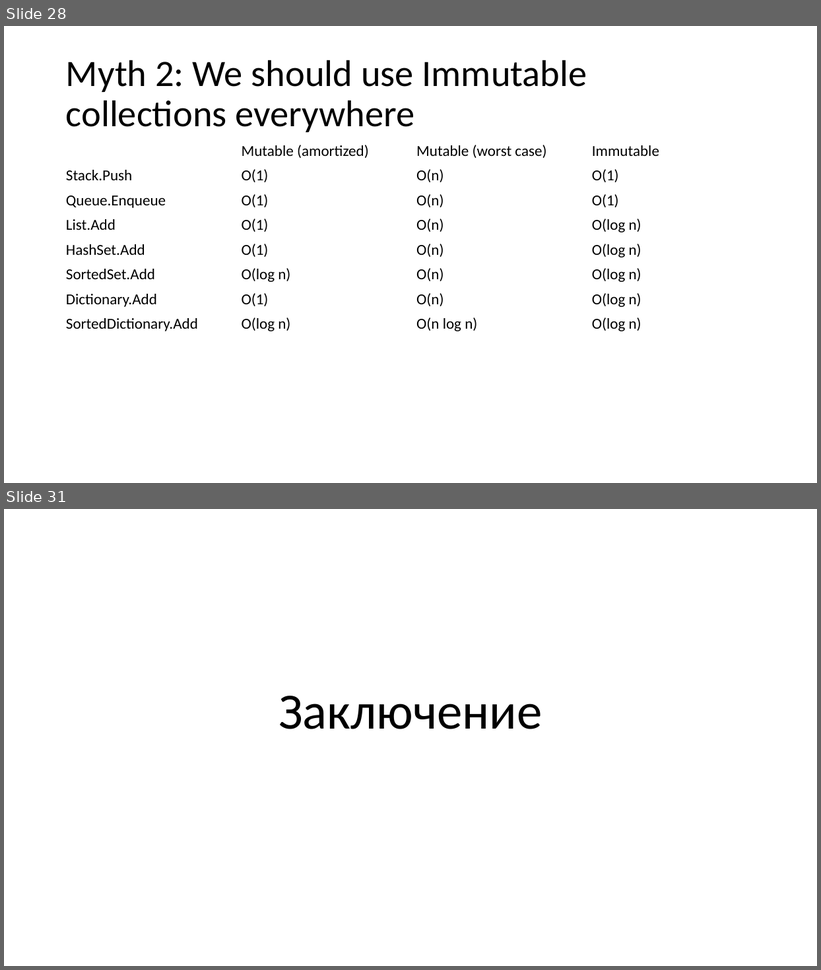
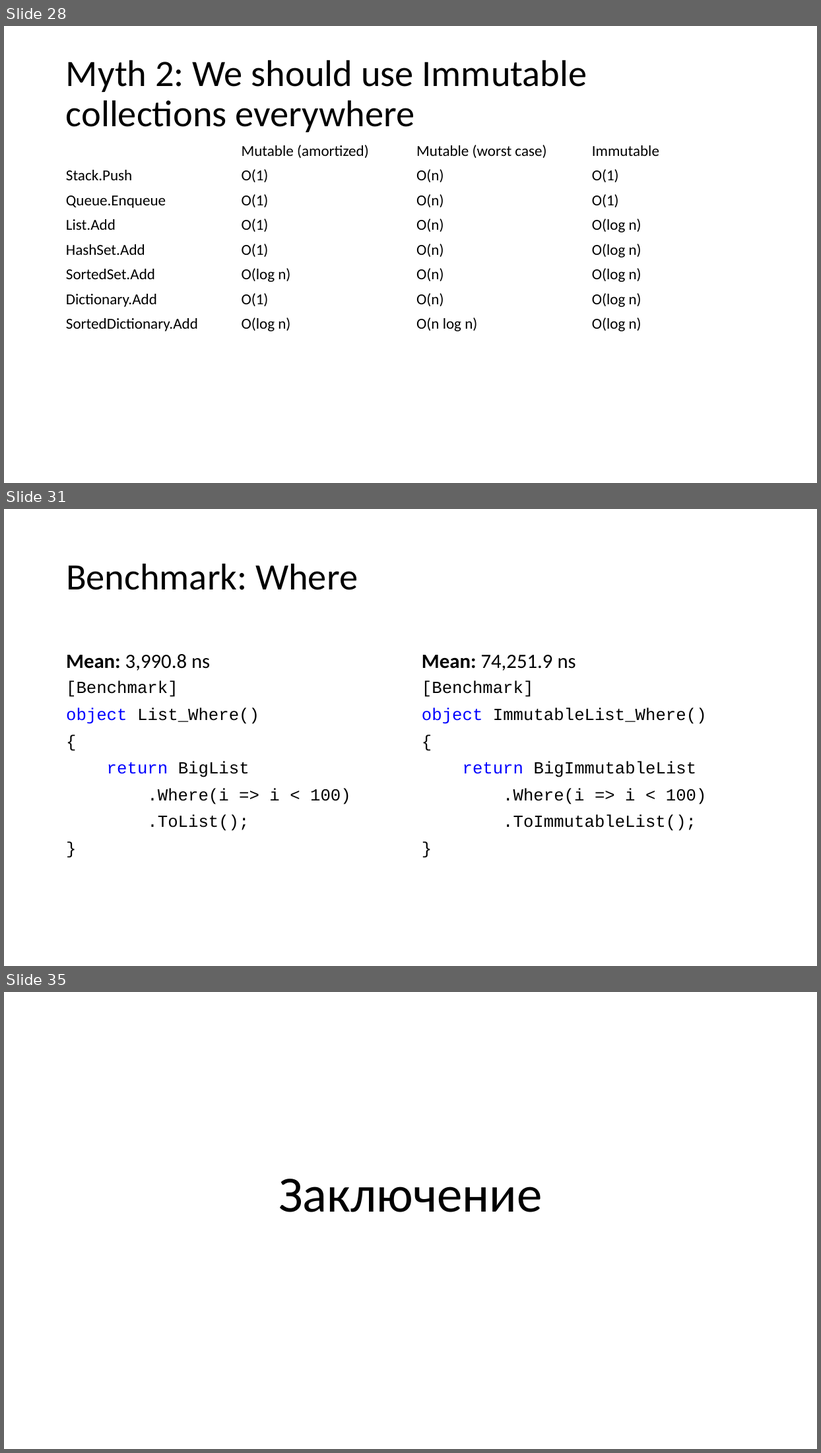
Before and after one commit to kugushev/presentations, a slide deck: Presentation.pptx. Shown one above the other, each under a label of ours: slides 28 and 31 before the commit, slides 28, 31 and 35 after it; the slides between them are not shown. The pictures are 821x970 and 821x1453 pixels, drawn with LibreOffice and Linux fonts; fonts in the diff are those of the drawing. Boxes give left, top, right and bottom in pixels: in the first picture for what was removed or moved away, otherwise in the second. Text is boxed around its words. In the diff, an @@ line names an element or a change of style, - is before the commit and + after.

```diff
--- a/Presentation.pptx
+++ b/Presentation.pptx
@@ slide 31 added at [4, 509, 817, 966], background #FFFFFF @@
@@ title added at [66, 563, 358, 590], 44 pt, text #000000 @@
+Benchmark: Where
@@ text added at [66, 654, 210, 671], 24 pt, text #000000 @@
+Mean: 3,990.8 ns
@@ text added at [422, 655, 576, 671], 24 pt, text #000000 @@
+Mean: 74,251.9 ns
@@ text added at [66, 681, 351, 831], 20 pt, text #000000 @@
+[Benchmark]
+object List_Where()
+{
+return BigList
+.Where(i => i < 100)
+.ToList();
+}
@@ text added at [422, 681, 707, 831], 20 pt, text #000000 @@
+[Benchmark]
+object ImmutableList_Where()
+{
+return BigImmutableList
+.Where(i => i < 100)
+.ToImmutableList();
+}
@@ what was slide 31 is now slide 35 @@
```
Also in this commit, not shown: 7 slides changed, 5 other slides added, 2 slides removed, 6 other files.
